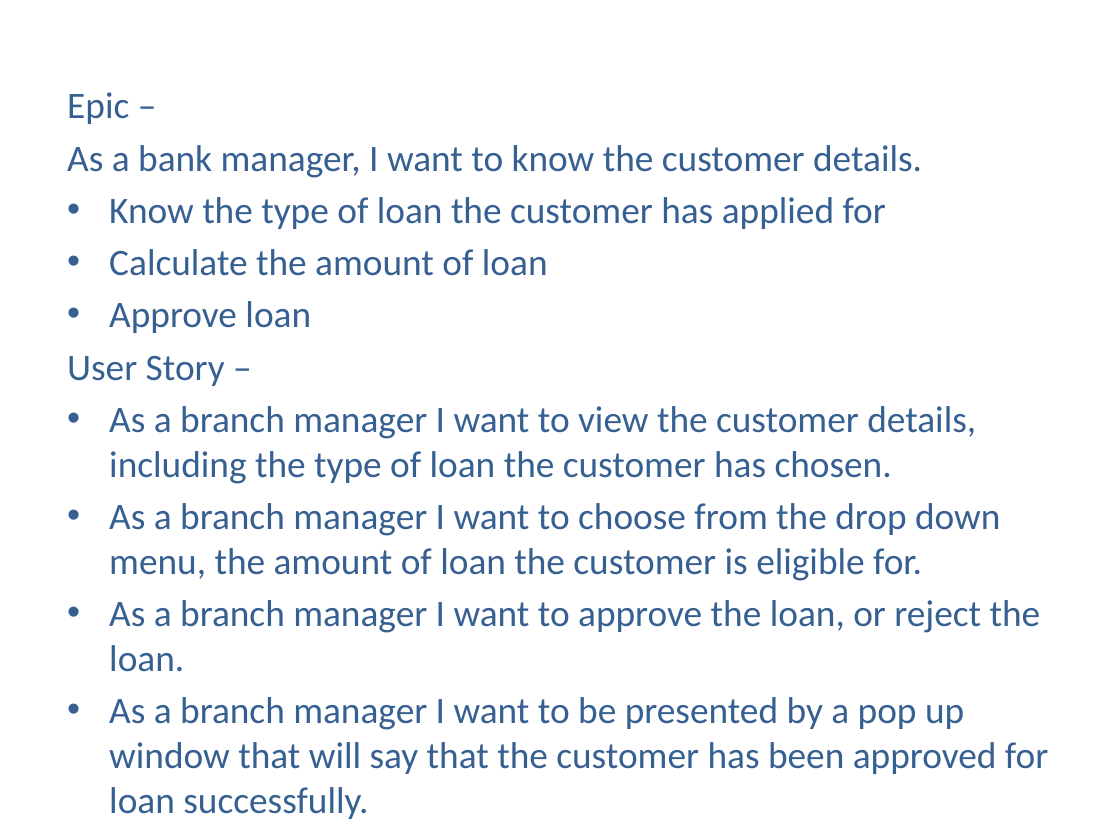
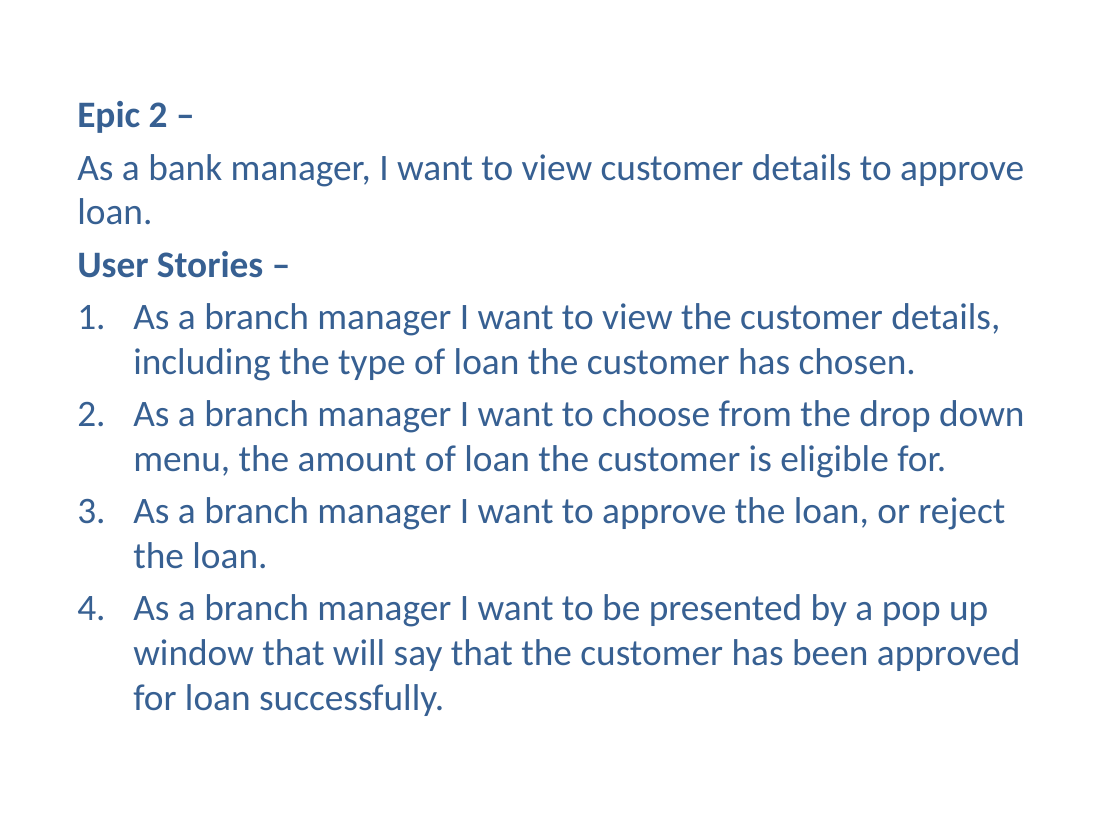
Before and after one commit to SamanwayCapg/Pecunia_codes, a slide deck: slide 4 of Presentation Aishwarya.pptx. Drawn at 1120x840 pixels with LibreOffice and Linux fonts; fonts in the diff are those of the drawing. Boxes give left, top, right and bottom in pixels: in the first picture for what was removed or moved away, otherwise in the second. Text is boxed around its words. In the diff, an @@ line names an element or a change of style, - is before the commit and + after.

```diff
--- a/Presentation Aishwarya.pptx
+++ b/Presentation Aishwarya.pptx
@@ text "Epic 2 –" moved from (x1=67, y1=92, x2=1048, y2=774) to (x1=77, y1=101, x2=1024, y2=716) @@
@@ text at (x1=77, y1=101, x2=1024, y2=278): text changed @@
-Epic –
-As a bank manager, I want to know the customer details.
-• Know the type of loan the customer has applied for
-• Calculate the amount of loan
-• Approve loan
-User Story –
+Epic 2 –
+As a bank manager, I want to view customer details to approve loan.
+User Stories –
@@ text at (x1=133, y1=303, x2=1024, y2=716): bullet • to 1. @@
```
Also in this commit, not shown: 5 other slides changed, 1 slide added, 1 slide removed.
